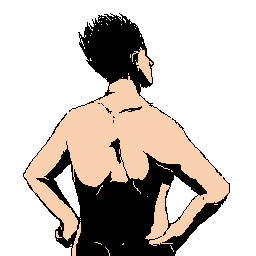
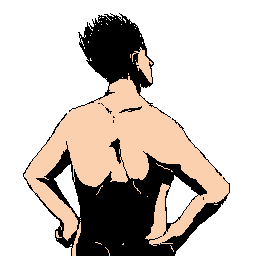
Two versions of the same layered image (256x256). Layer-by-layer changes:
painted on "Layer 3" over left=166, top=213, right=169, bottom=232
painted on "Layer 4" over left=166, top=216, right=168, bottom=224
